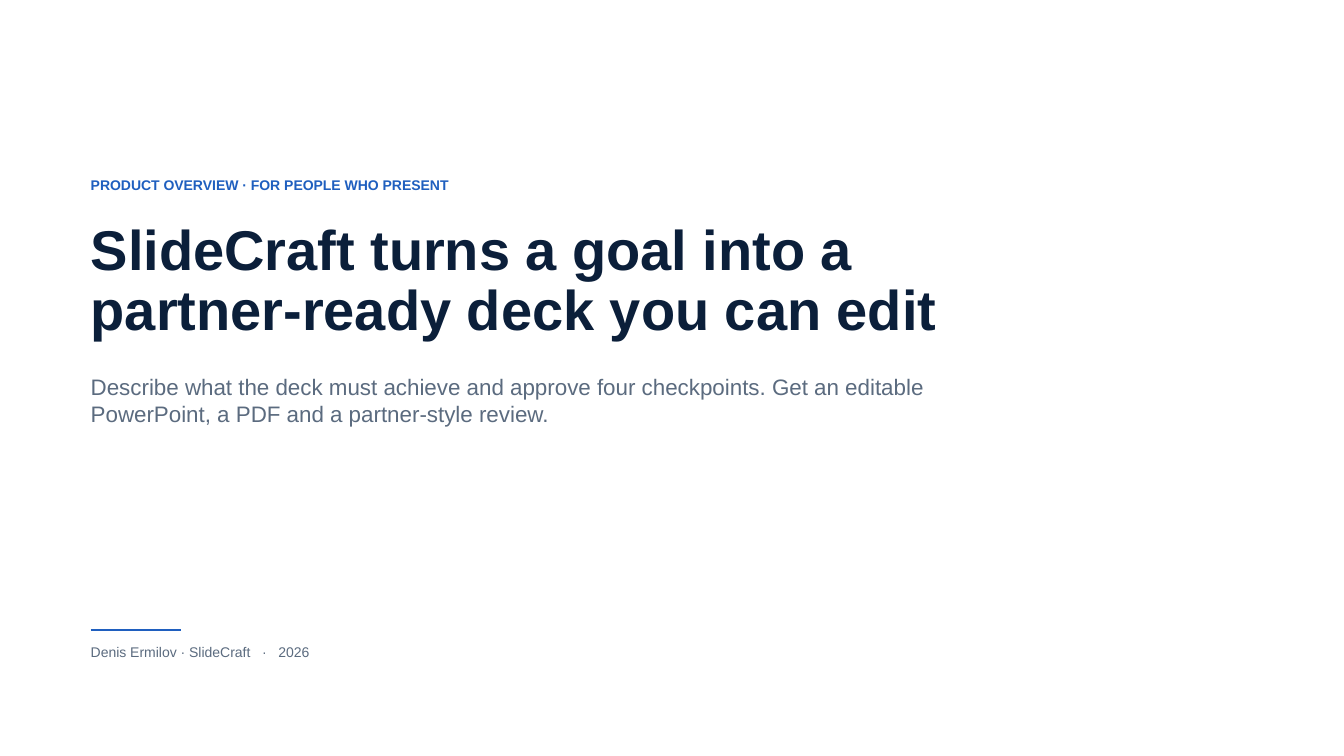
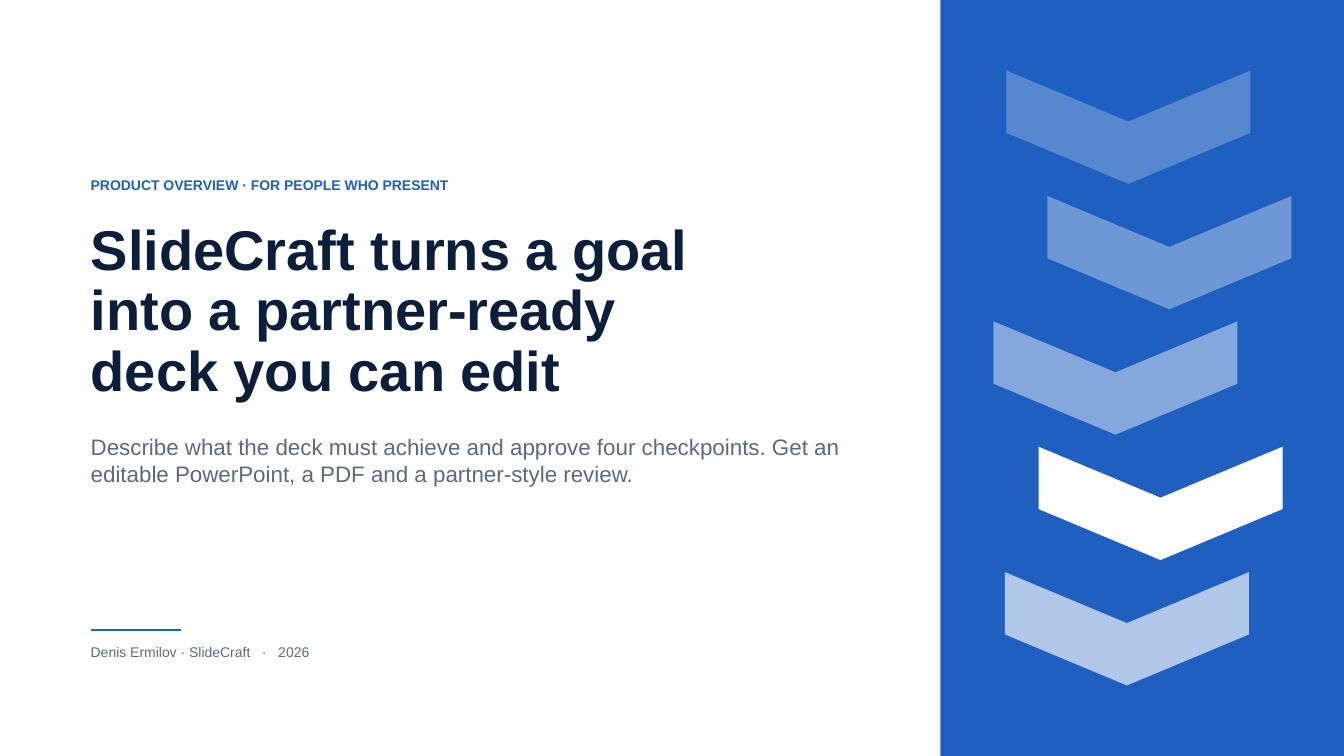
Before and after one commit to eiler2005/slidecraft, a slide deck: slide 1 of docs/showcase/slidecraft-overview.pptx. Drawn at 1344x756 pixels with LibreOffice and Linux fonts; fonts in the diff are those of the drawing; background and template pictures are left out. Boxes give left, top, right and bottom in pixels: in the first picture for what was removed or moved away, otherwise in the second. Text is boxed around its words. In the diff, an @@ line names an element or a change of style, - is before the commit and + after.

```diff
--- a/docs/showcase/slidecraft-overview.pptx
+++ b/docs/showcase/slidecraft-overview.pptx
@@ rectangle added at (941, 0, 1344, 756), fill #1F5FBF @@
@@ freeform shape added at (1006, 71, 1250, 184), fill #5787CF @@
@@ freeform shape added at (1048, 196, 1292, 309), fill #6D97D5 @@
@@ title "SlideCraft turns a goal into ..." rewrapped from (91, 229, 936, 340) to (91, 229, 687, 400) @@
@@ freeform shape added at (994, 322, 1238, 435), fill #84A7DC @@
@@ text "Describe what the deck must ..." rewrapped from (91, 379, 923, 427) to (91, 439, 839, 487) @@
@@ freeform shape added at (1038, 447, 1282, 560), fill #FFFFFF @@
@@ freeform shape added at (1005, 573, 1249, 686), fill #B1C7E9 @@
```
Also in this commit, not shown: 3 other files.
